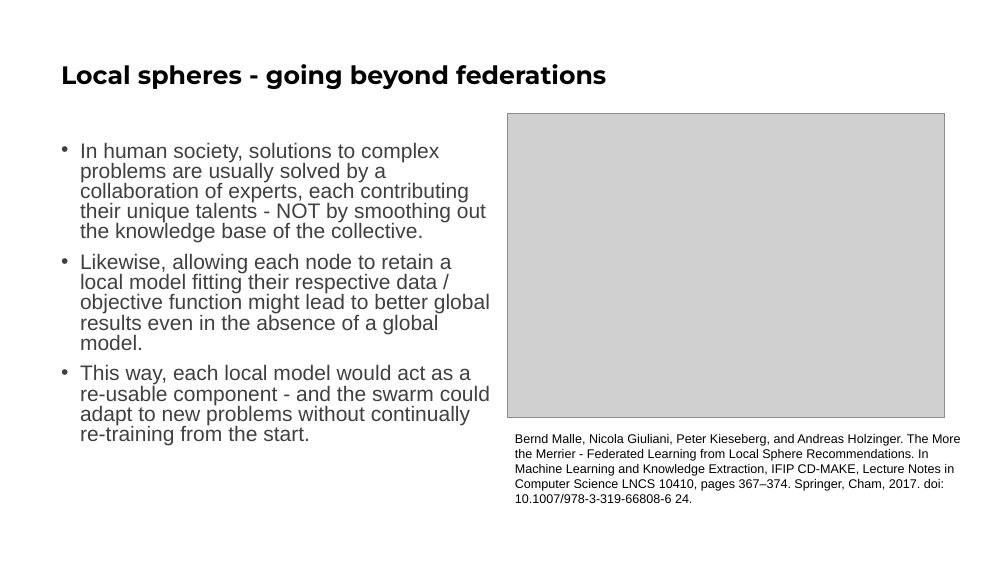
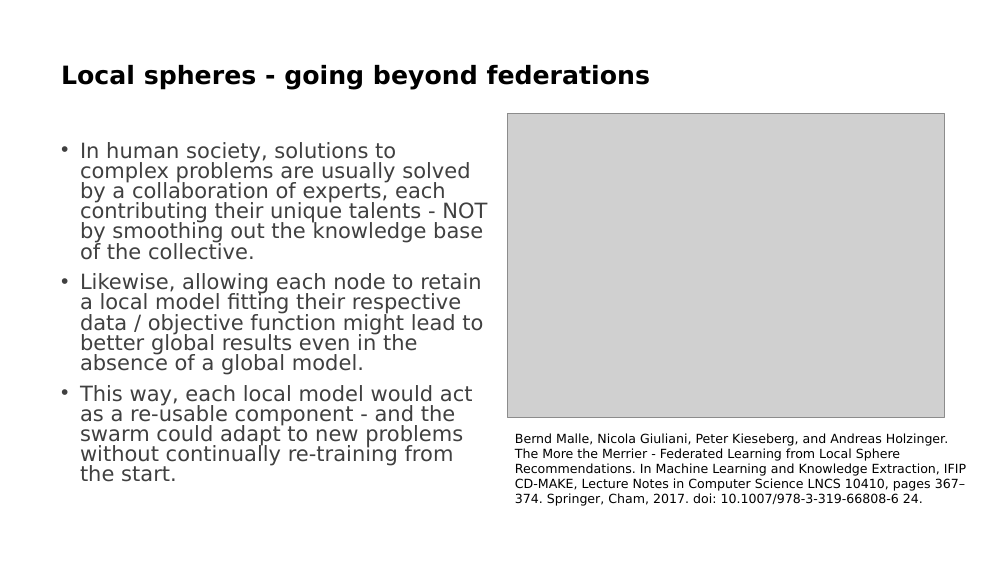
Before and after one commit to cassinius/phd-presentations, a slide deck: slide 7 of 2020/graph_parallelism_types_EU/EU_presentation.pptx. Drawn at 1008x567 pixels with LibreOffice and Linux fonts; fonts in the diff are those of the drawing; grey boxes stand for pictures. Boxes give left, top, right and bottom in pixels: in the first picture for what was removed or moved away, otherwise in the second. Text is boxed around its words. In the diff, an @@ line names an element or a change of style, - is before the commit and + after.

```diff
--- a/2020/graph_parallelism_types_EU/EU_presentation.pptx
+++ b/2020/graph_parallelism_types_EU/EU_presentation.pptx
@@ title "Local spheres - going beyond ..." at (61, 65, 651, 90): font Montserrat to DejaVu Sans @@
@@ text "In human society, solutions to ..." at (80, 142, 487, 482): font Arial to DejaVu Sans @@
@@ text "Bernd Malle, Nicola Giuliani, Peter ..." at (515, 433, 966, 506): font Arial to DejaVu Sans @@
```
Also in this commit, not shown: 8 other slides changed, 1 other file.
